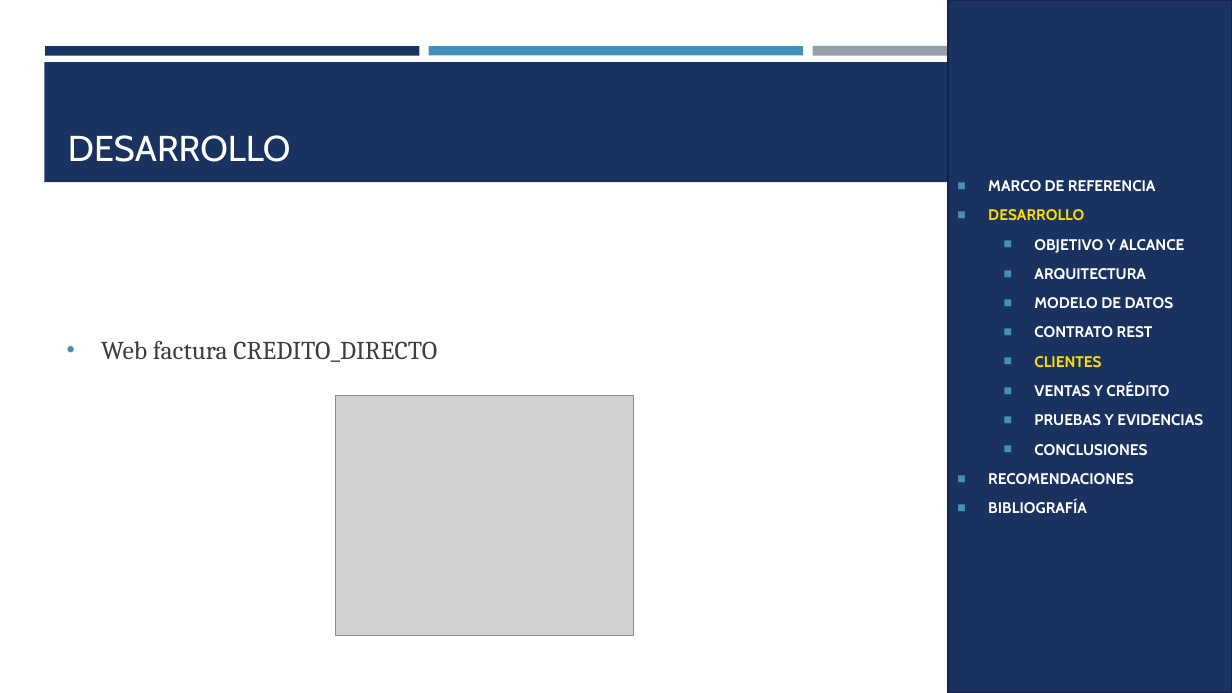
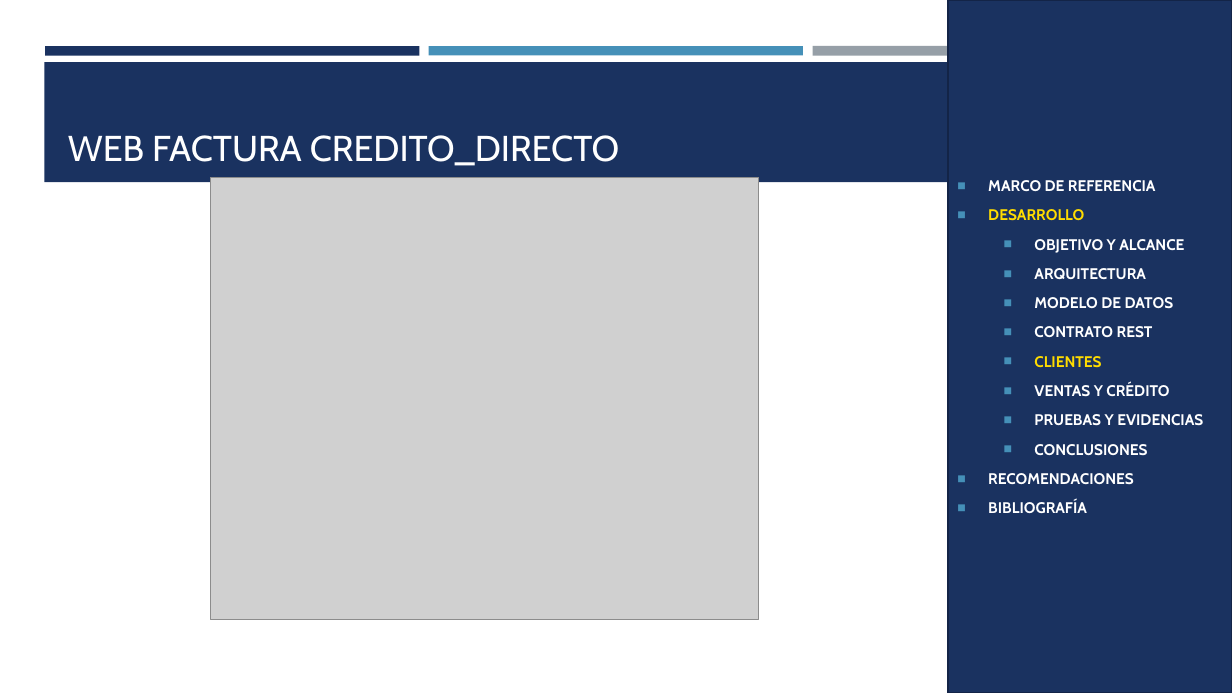
Before and after one commit to gamurigm/examen-arq-1, a slide deck: slide 56 of 05. DOCUMENTACION/02. PRESENTACION/PRESENTACION_CELULAR_BDDLOCAL_RESTFUL_DOTNET_GR09.pptx. Drawn at 1232x693 pixels with LibreOffice and Linux fonts; fonts in the diff are those of the drawing; grey boxes stand for pictures. Boxes give left, top, right and bottom in pixels: in the first picture for what was removed or moved away, otherwise in the second. Text is boxed around its words. In the diff, an @@ line names an element or a change of style, - is before the commit and + after.

```diff
--- a/05. DOCUMENTACION/02. PRESENTACION/PRESENTACION_CELULAR_BDDLOCAL_RESTFUL_DOTNET_GR09.pptx
+++ b/05. DOCUMENTACION/02. PRESENTACION/PRESENTACION_CELULAR_BDDLOCAL_RESTFUL_DOTNET_GR09.pptx
@@ title at (68, 135, 619, 166): text changed @@
-DESARROLLO
+WEB FACTURA CREDITO_DIRECTO
@@ picture: place and size @@
-picture at (335, 396, 634, 636)
+picture at (211, 177, 759, 619)
@@ text removed at (101, 341, 437, 362) @@
-• Web factura CREDITO_DIRECTO
```
Also in this commit, not shown: 13 other slides changed, 2 slides added, 11 other files.
